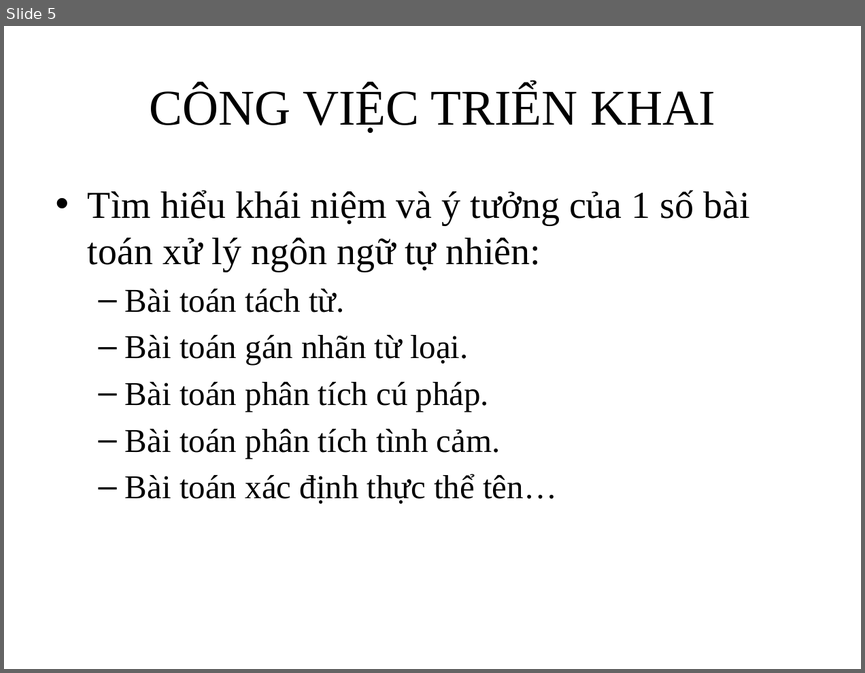
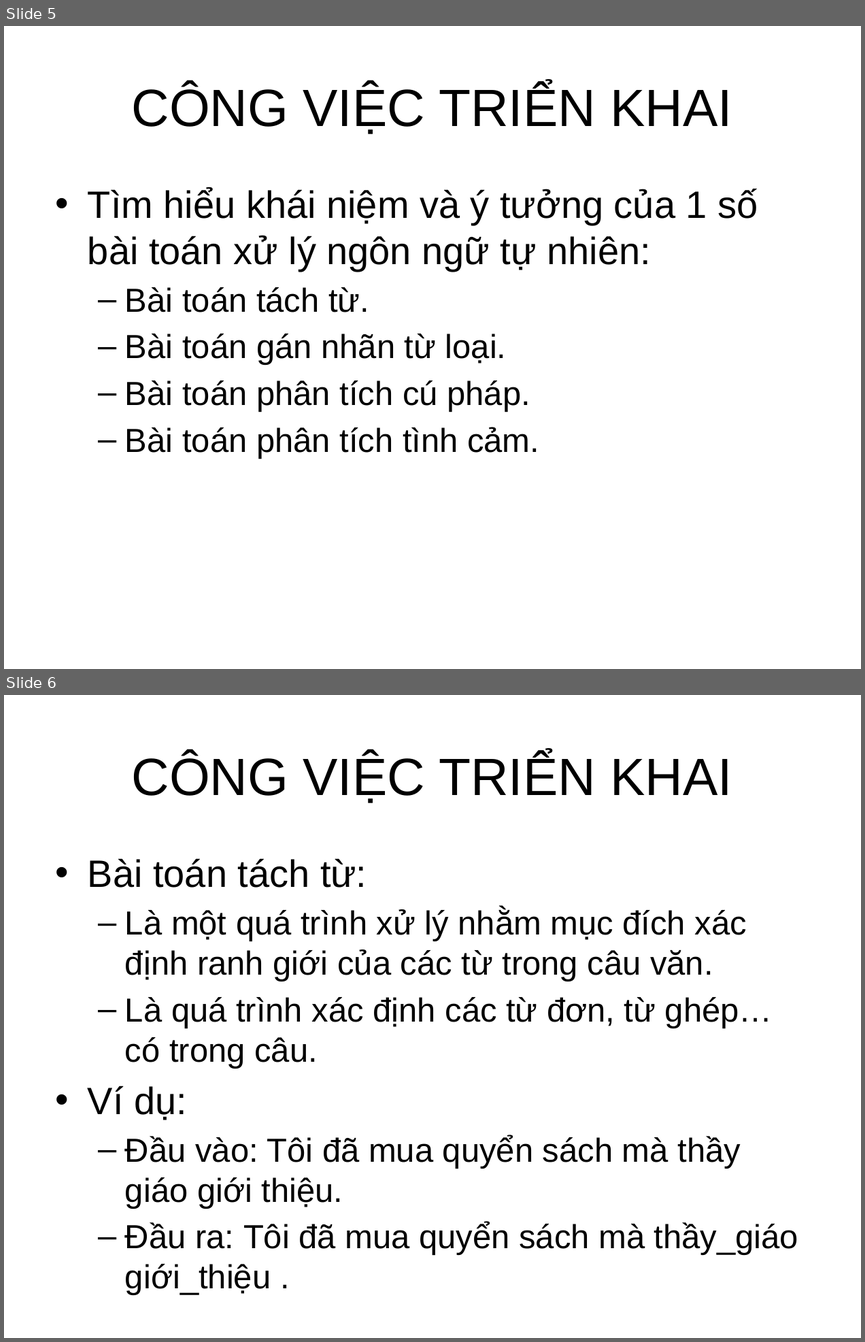
Before and after one commit to PVT961996/Web_VNLP, a slide deck: Khoaluan_doc/Bao_cao_khoa_hoc.pptx. Shown one above the other, each under a label of ours: slide 5 before the commit, slides 5 and 6 after it. The pictures are 865x673 and 865x1342 pixels, drawn with LibreOffice and Linux fonts; fonts in the diff are those of the drawing; background and template pictures are left out. Boxes give left, top, right and bottom in pixels: in the first picture for what was removed or moved away, otherwise in the second. Text is boxed around its words. In the diff, an @@ line names an element or a change of style, - is before the commit and + after.

```diff
--- a/Khoaluan_doc/Bao_cao_khoa_hoc.pptx
+++ b/Khoaluan_doc/Bao_cao_khoa_hoc.pptx
@@ slide 6 added at <box>4,695,861,1338</box>, background picture (left out) @@
@@ title added at <box>131,753,732,803</box>, 44 pt, text #000000 @@
+CÔNG VIỆC TRIỂN KHAI
@@ text added at <box>88,858,798,1255</box>, 28 pt, text #000000 @@
+• Bài toán tách từ:
+  – Là một quá trình xử lý nhằm mục đích xác định ranh giới của các từ trong câu văn.
+  – Là quá trình xác định các từ đơn, từ ghép… có trong câu.
+• Ví dụ:
+  – Đầu vào: Tôi đã mua quyển sách mà thầy giáo giới thiệu.
+  – Đầu ra: Tôi đã mua quyển sách mà thầy_giáo giới_thiệu .
@@ slide 5 changed as well @@
@@ title "CÔNG VIỆC TRIỂN KHAI" at <box>131,84,732,134</box>: size 42 to 44 pt, font Times New Roman to Arial @@
@@ text "Tìm hiểu khái niệm và ..." at <box>88,188,757,458</box>: font Times New Roman to Arial @@
@@ text at <box>125,473,557,503</box>: paragraph removed @@
-  – Bài toán xác định thực thể tên…
```
Also in this commit, not shown: 18 other slides changed, 4 other slides added, 1 slide removed, 15 other files.
